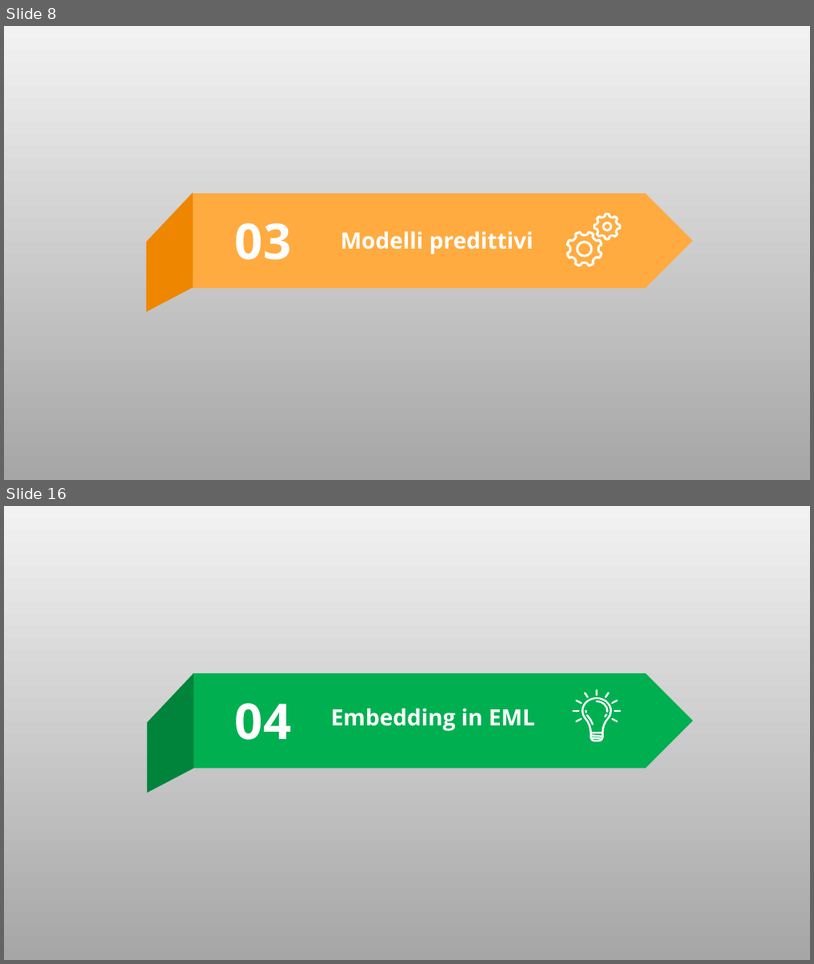
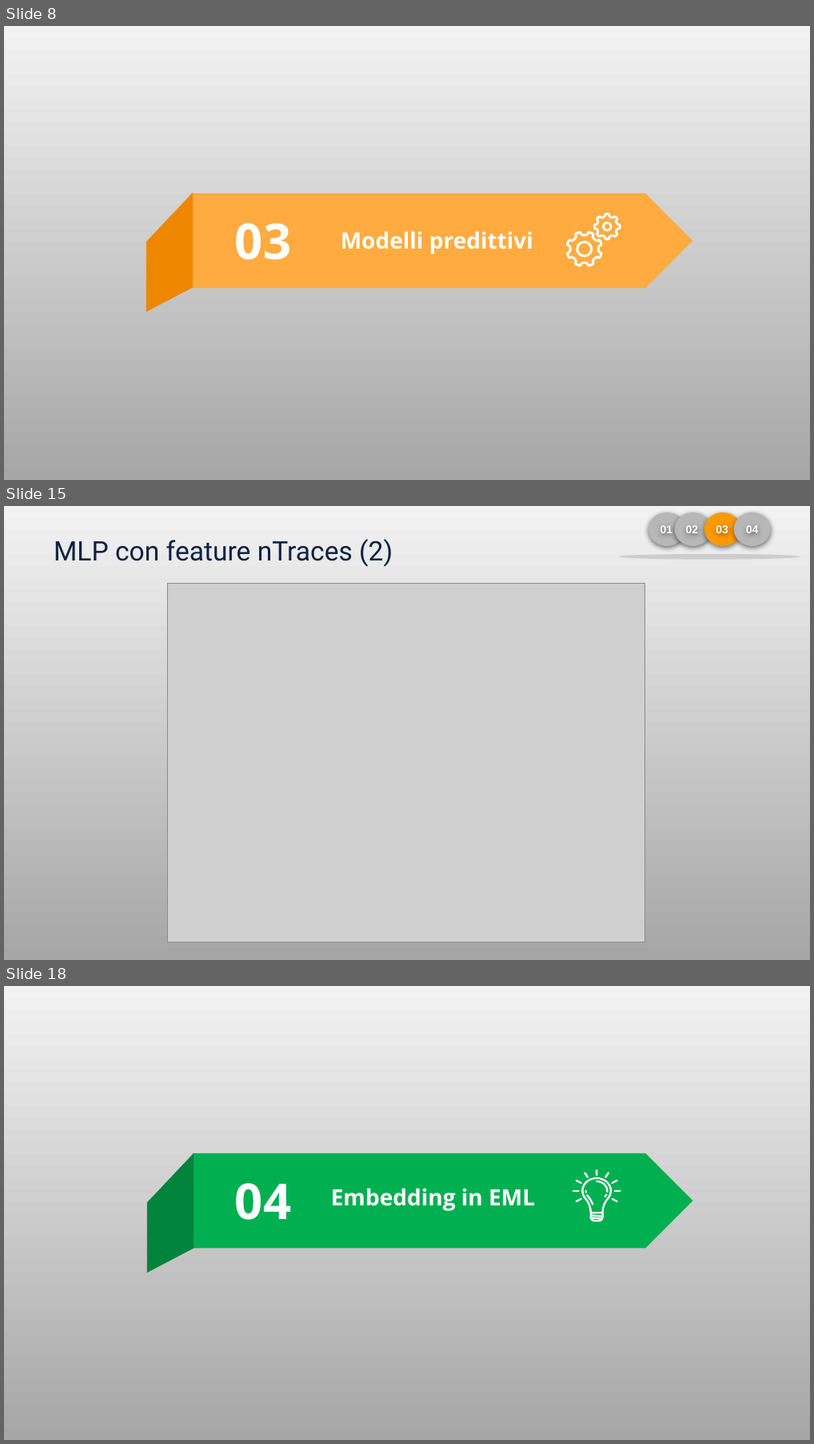
Before and after one commit to LorenzoPiazza/MachineLearning-case-study, a slide deck: Piazza-Presentazione.pptx. Shown one above the other, each under a label of ours: slides 8 and 16 before the commit, slides 8, 15 and 18 after it; the slides between them are not shown. The pictures are 814x964 and 814x1444 pixels, drawn with LibreOffice and Linux fonts; fonts in the diff are those of the drawing; grey boxes stand for pictures. Boxes give left, top, right and bottom in pixels: in the first picture for what was removed or moved away, otherwise in the second. Text is boxed around its words. In the diff, an @@ line names an element or a change of style, - is before the commit and + after.

```diff
--- a/Piazza-Presentazione.pptx
+++ b/Piazza-Presentazione.pptx
@@ slide 15 added at <box>4,506,810,960</box>, background gradient #F2F2F2 to #A6A6A6 @@
@@ text added at <box>661,525,674,533</box>, 10 pt, text #FFFFFF, bold @@
+01
@@ text added at <box>686,525,699,533</box>, 10 pt, text #FFFFFF, bold @@
+02
@@ text added at <box>716,525,729,533</box>, 10 pt, text #FFFFFF, bold @@
+03
@@ group added at <box>649,512,771,545</box>: 4 ellipses @@
@@ text added at <box>746,525,759,533</box>, 10 pt, text #FFFFFF, bold @@
+04
@@ text added at <box>54,539,393,567</box>, 24 pt, text #0E2244 @@
+MLP con feature nTraces (2)
@@ ellipse added at <box>619,553,800,560</box>, fill #595959 at 10% opacity @@
@@ ellipse added at <box>619,553,800,560</box>, fill #595959 at 10% opacity @@
@@ picture added at <box>168,583,645,941</box> @@
@@ what was slide 16 is now slide 18 @@
```
Also in this commit, not shown: 8 slides changed, 1 other slide added, 3 other files.
